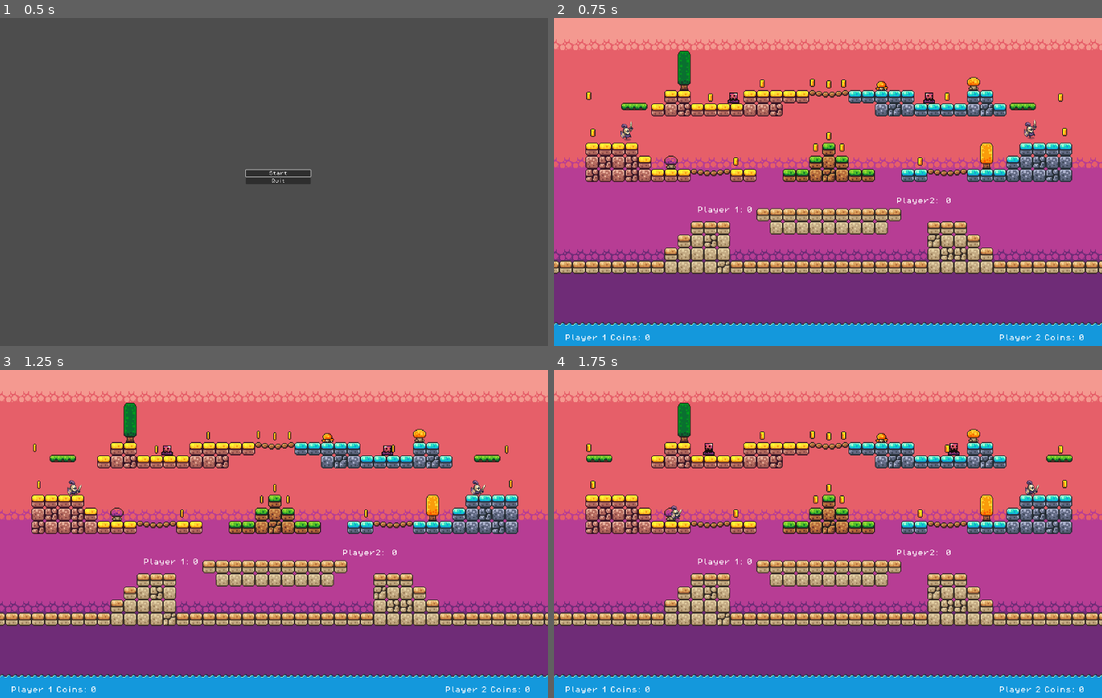
Above: before the commit, frames 1-4 (two rows, left to right).
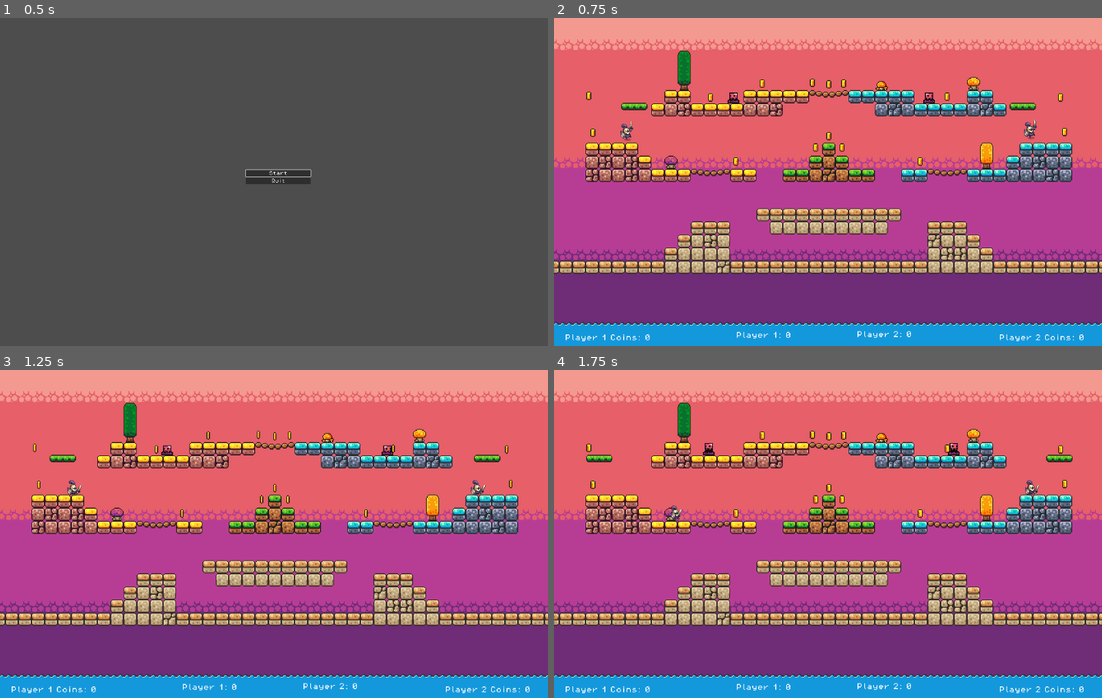
Above: after the commit, the same moments.

Repository: TommyJu/knight-fight
Game: Godot game, scene res://scenes/menu.tscn
The game is run twice, just before and just after one commit, with the same random seed, the same clock (stepped at 60 frames per second) and the same inputs.
Inputs:
- Up to frame 1 (0.5 s): no input
- Up to frame 2 (0.75 s): click "Start" at 0.5 s
- Up to frame 3 (1.25 s): no input
- Up to frame 4 (1.75 s): hold D (move_right) from 1.28 s (still down); tap S (attack) at 1.35 s; tap W (jump) at 1.52 s

Frame 1 is identical in both runs. In frame 2, 0.2% of the frame differs, in the area x 26-73%, y 54-98%; in frame 3, 0.2%; in frame 4, 0.2%.

Commit message:
add round counting

Diff:
--- a/default_bus_layout.tres
+++ b/default_bus_layout.tres
@@ -11,5 +11,5 @@
 bus/2/solo = false
 bus/2/mute = false
 bus/2/bypass_fx = false
-bus/2/volume_db = 0.0
+bus/2/volume_db = -1.91699
 bus/2/send = &"Master"
--- a/project.godot
+++ b/project.godot
@@ -18,6 +18,7 @@
 [autoload]
 
 Music="*res://scenes/music.tscn"
+RoundCount="*res://scenes/round_count.tscn"
 
 [display]
 
--- /dev/null
+++ b/round_count.gd
@@ -0,0 +1,31 @@
+extends Node2D
+
+var round_player_1 = 0
+var round_player_2 = 0
+
+# Called when the node enters the scene tree for the first time.
+func _ready() -> void:
+	pass # Replace with function body.
+
+
+# Called every frame. 'delta' is the elapsed time since the previous frame.
+func _process(delta: float) -> void:
+	pass
+
+func incrment_round_player_1() -> void:
+	round_player_1 += 1
+
+func incrment_round_player_2() -> void:
+	print("incrementing p2 rounds")
+	print(round_player_2)
+	round_player_2 += 1
+
+func set_round_player_1(number:int) -> void:
+	round_player_1 = number
+
+func set_round_player_2(number:int) -> void:
+	round_player_2 = number
+
+func reset_round() -> void:
+	set_round_player_1(0)
+	set_round_player_2(0)
--- a/scenes/game.tscn
+++ b/scenes/game.tscn
@@ -275,19 +275,19 @@
 text = "Player 2 Coins: 0"
 
 [node name="Player2Round" type="Label" parent="GameManager"]
-offset_left = 361.0
-offset_top = 133.0
-offset_right = 465.0
-offset_bottom = 141.0
+offset_left = 313.0
+offset_top = 296.0
+offset_right = 417.0
+offset_bottom = 304.0
 theme_override_fonts/font = ExtResource("2_2petv")
 theme_override_font_sizes/font_size = 8
 text = "Player2:  0"
 
 [node name="Player1Round" type="Label" parent="GameManager"]
-offset_left = 119.0
-offset_top = 144.0
-offset_right = 223.0
-offset_bottom = 152.0
+offset_left = 166.0
+offset_top = 297.0
+offset_right = 270.0
+offset_bottom = 305.0
 theme_override_fonts/font = ExtResource("2_2petv")
 theme_override_font_sizes/font_size = 8
 text = "Player 1: 0"
--- a/scenes/music.tscn
+++ b/scenes/music.tscn
@@ -5,3 +5,4 @@
 [node name="Music" type="AudioStreamPlayer2D"]
 stream = ExtResource("1_gdf4c")
 autoplay = true
+bus = &"Music"
--- /dev/null
+++ b/scenes/round_count.tscn
@@ -0,0 +1,6 @@
+[gd_scene load_steps=2 format=3 uid="uid://cyvtk6wb6e7hh"]
+
+[ext_resource type="Script" path="res://round_count.gd" id="1_vvd4c"]
+
+[node name="roundCount" type="Node2D"]
+script = ExtResource("1_vvd4c")
--- a/scripts/game_manager.gd
+++ b/scripts/game_manager.gd
@@ -8,15 +8,18 @@
 
 var score_player_1 = 0
 var score_player_2 = 0
-var round_player_1 = 0
-var round_player_2 = 0
+
+func _ready() -> void:
+	# Adjust the text for rounds
+	player_1_round.text = "Player 1: " + str(RoundCount.round_player_1)
+	player_2_round.text = "Player 2: " + str(RoundCount.round_player_2)
 
 func add_round_player_1():
-	round_player_1 += 1
-	player_1_round.text = "Player 1: " + str(round_player_1)
+	RoundCount.incrment_round_player_1()
+	player_1_round.text = "Player 1: " + str(RoundCount.round_player_1)
 func add_round_player_2():
-	round_player_2 += 1
-	player_2_round.text = "Player 2: " + str(round_player_2)
+	RoundCount.set("round_player_2", RoundCount.round_player_2 + 1)
+	player_2_round.text = "Player 2: " + str(RoundCount.round_player_2)
 
 func add_point_player_1():
 	score_player_1 += 1
@@ -33,3 +36,13 @@
 func remove_point_player_2():
 	score_player_2 -= 1
 	player_2_score.text = "Player 2 Coins: " + str(score_player_2)
+
+func set_score_player_1(number:int) -> void:
+	score_player_1 = number
+
+func set_score_player_2(number:int) -> void:
+	score_player_2 = number
+
+func reset_coins() -> void:
+	set_score_player_1(0)
+	set_score_player_2(0)
--- a/scripts/take_coin.gd
+++ b/scripts/take_coin.gd
@@ -33,4 +33,6 @@
 
 func _on_timer_timeout() -> void:
 	Engine.time_scale = 1
+	game_manager.reset_coins()
+
 	get_tree().reload_current_scene()
Not shown: 1 places in scenes/player.tscn that only renumber resources
